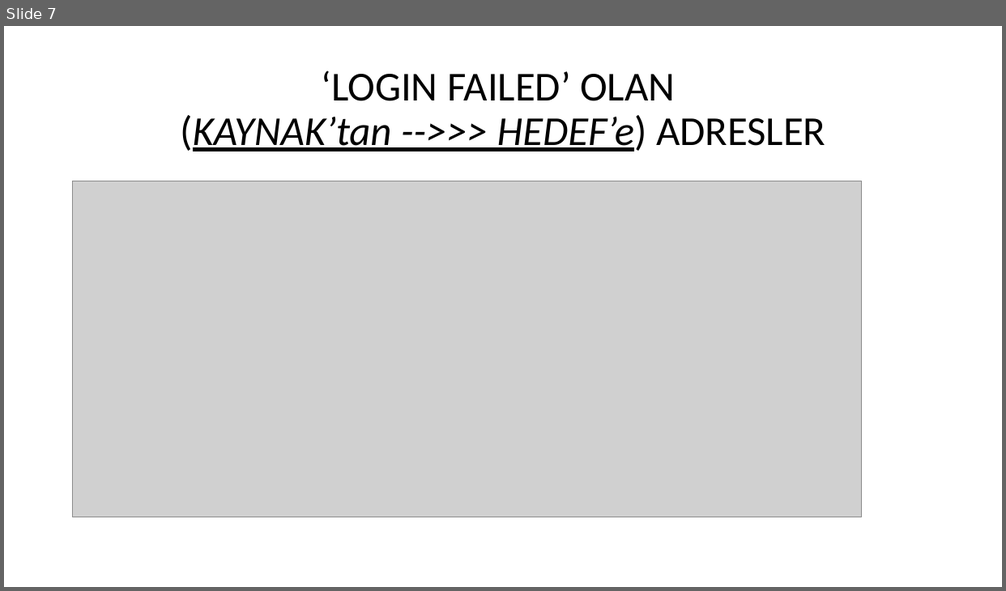
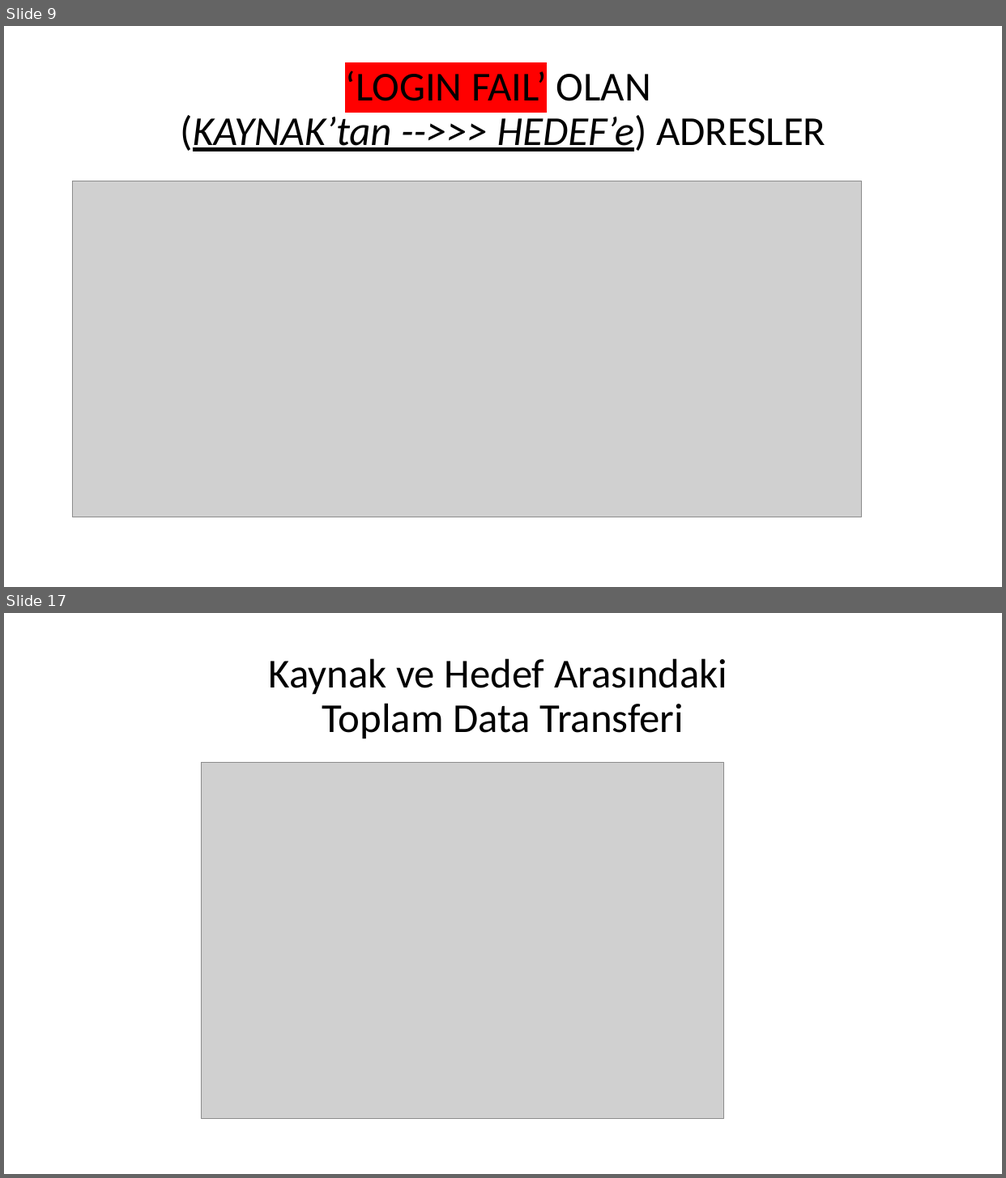
Before and after one commit to euphratesk/portf, a slide deck: Portfolio/ML/Classification Models/NextRay/NetworkTraffic.pptx. Shown one above the other, each under a label of ours: slide 7 before the commit, slides 9 and 17 after it; the slides between them are not shown. The pictures are 1006x591 and 1006x1178 pixels, drawn with LibreOffice and Linux fonts; fonts in the diff are those of the drawing; grey boxes stand for pictures. Boxes give left, top, right and bottom in pixels: in the first picture for what was removed or moved away, otherwise in the second. Text is boxed around its words. In the diff, an @@ line names an element or a change of style, - is before the commit and + after.

```diff
--- a/Portfolio/ML/Classification Models/NextRay/NetworkTraffic.pptx
+++ b/Portfolio/ML/Classification Models/NextRay/NetworkTraffic.pptx
@@ slide 17 added at [4,613,1002,1174], background #FFFFFF @@
@@ title added at [269,658,727,739], 39.6 pt, text #000000 @@
+Kaynak ve Hedef Arasındaki
+Toplam Data Transferi
@@ picture added at [201,763,723,1119] @@
@@ what was slide 7 is now slide 9 @@
@@ slide 9 changed as well @@
@@ title at [180,71,825,152]: text changed @@
-‘LOGIN FAILED’ OLAN
-(KAYNAK’tan -->>> HEDEF’e) ADRESLER
+‘LOGIN FAIL’ OLAN
+(KAYNAK’tan -->>> HEDEF’e) ADRESLER
```
Also in this commit, not shown: 7 other slides changed, 8 other slides added, 2 other files.
